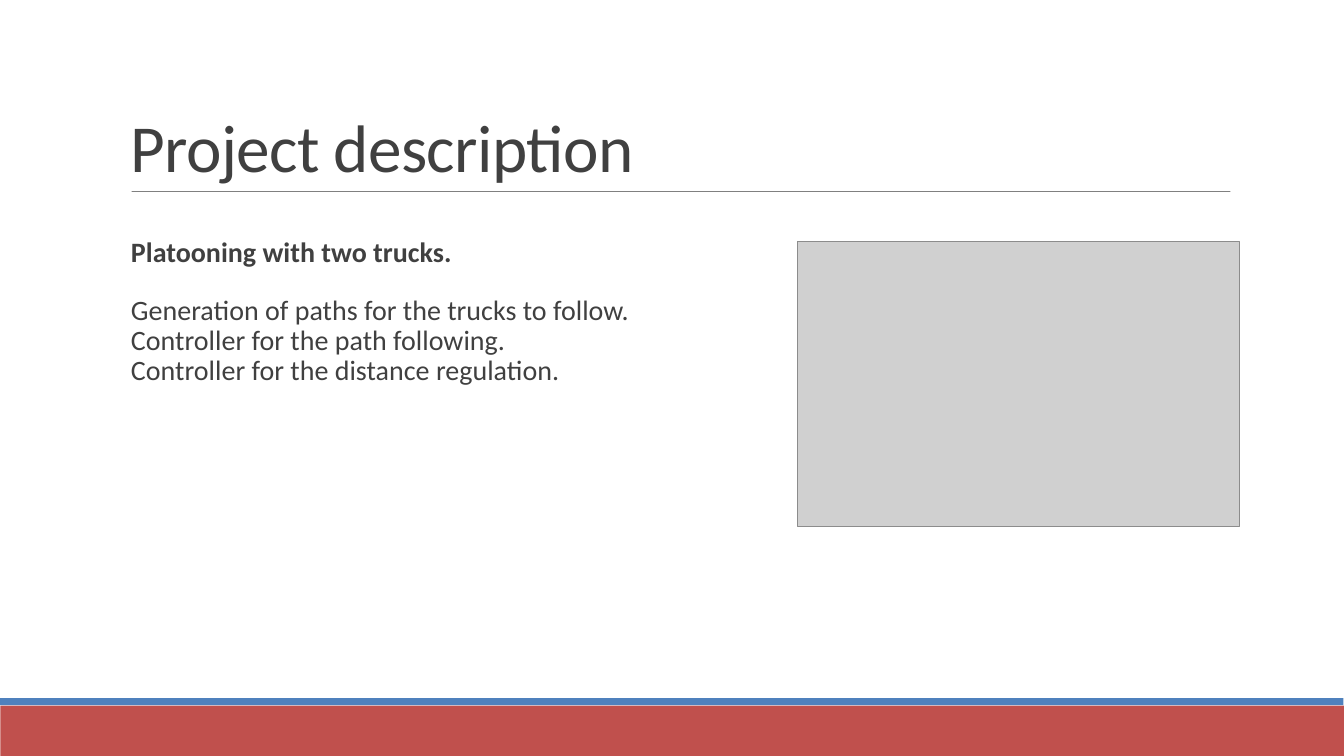
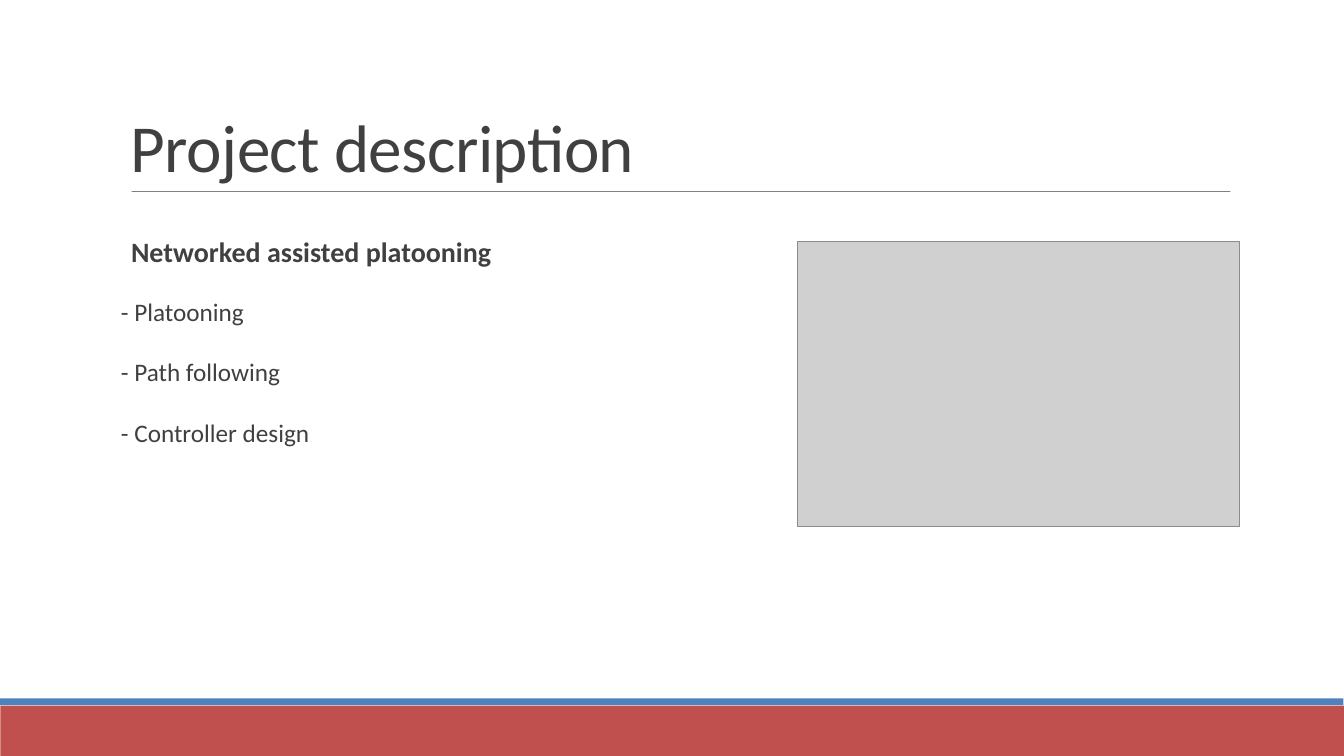
Before and after one commit to PrakharTyagi/PLATOON, a slide deck: slide 6 of Network Assisted Platooning.pptx. Drawn at 1344x756 pixels with LibreOffice and Linux fonts; fonts in the diff are those of the drawing; grey boxes stand for pictures. Boxes give left, top, right and bottom in pixels: in the first picture for what was removed or moved away, otherwise in the second. Text is boxed around its words. In the diff, an @@ line names an element or a change of style, - is before the commit and + after.

```diff
--- a/Network Assisted Platooning.pptx
+++ b/Network Assisted Platooning.pptx
@@ text at [131,242,491,447]: text changed; size 20 to 18 pt @@
-  Platooning with two trucks.
-  Generation of paths for the trucks to follow.
-  Controller for the path following.
-  Controller for the distance regulation.
+  Networked assisted platooning
+- Platooning
+- Path following
+- Controller design
```
Also in this commit, not shown: 9 other slides changed.
